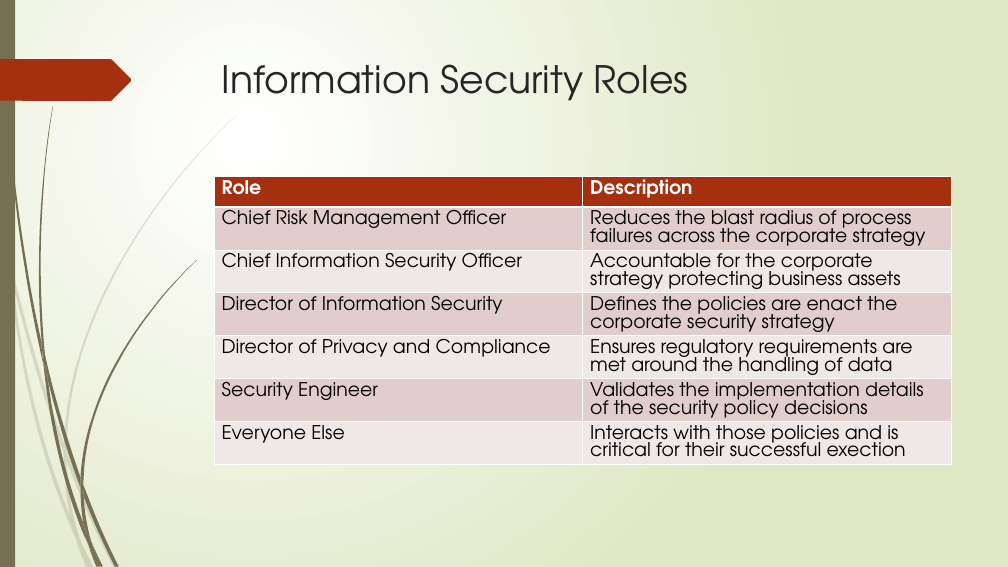
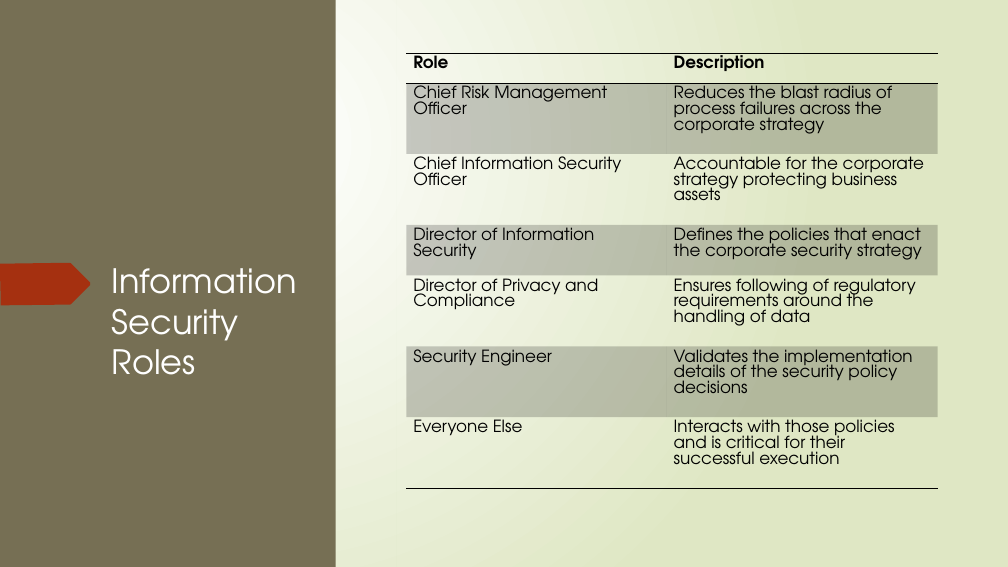
Before and after one commit to dr-natetorious/TIM-7030-Managing_Risks_and_Privacy, a slide deck: slide 7 of Week2_RiskManagement/BachmeierNTIM7030-2.pptx. Drawn at 1008x567 pixels with LibreOffice and Linux fonts; fonts in the diff are those of the drawing. Boxes give left, top, right and bottom in pixels: in the first picture for what was removed or moved away, otherwise in the second. Text is boxed around its words. In the diff, an @@ line names an element or a change of style, - is before the commit and + after.

```diff
--- a/Week2_RiskManagement/BachmeierNTIM7030-2.pptx
+++ b/Week2_RiskManagement/BachmeierNTIM7030-2.pptx
@@ rectangle added at (x1=0, y1=0, x2=336, y2=567), fill #766F54 @@
@@ rectangle added at (x1=396, y1=0, x2=1008, y2=567), fill gradient #FFFFFF to #DFE8C4 @@
@@ table at (x1=407, y1=53, x2=938, y2=488) @@
-row 4, column 2: Defines the policies are enact the corporate security strategy
+row 4, column 2: Defines the policies that enact the corporate security strategy
-row 5, column 2: Ensures regulatory requirements are met around the handling of data
+row 5, column 2: Ensures following of regulatory requirements around the handling of data
-row 7, column 2: Interacts with those policies and is critical for their successful exection
+row 7, column 2: Interacts with those policies and is critical for their successful execution
@@ fill #A53010 to none in row 1 @@
@@ fill #E1CDCC to #000000 at 20% opacity in 6 cells @@
@@ fill #F0E8E7 to none in 6 cells @@
@@ size 18 to 16 pt in "Role", "Description", "Chief Risk Management Officer", "Reduces the blast radius of process failures ..." and 7 more places @@
@@ text colour #FFFFFF to #000000 in "Role", "Description" @@
@@ borders changed @@
@@ table resized from (x1=214, y1=176, x2=952, y2=525) to (x1=407, y1=53, x2=938, y2=488) @@
@@ freeform shape added at (x1=0, y1=263, x2=91, y2=306), fill #A53010 @@
@@ title "Information Security Roles" moved from (x1=222, y1=64, x2=688, y2=101) to (x1=112, y1=268, x2=297, y2=375) @@
@@ title "Information Security Roles" at (x1=112, y1=268, x2=297, y2=375): size 36 to 32 pt, text colour #262626 to #FFFFFF @@
@@ group removed at (x1=8, y1=116, x2=236, y2=540): 5 freeform shapes @@
@@ group removed at (x1=39, y1=107, x2=197, y2=546): 7 freeform shapes @@
```
Also in this commit, not shown: 7 other slides changed, 2 other files.
